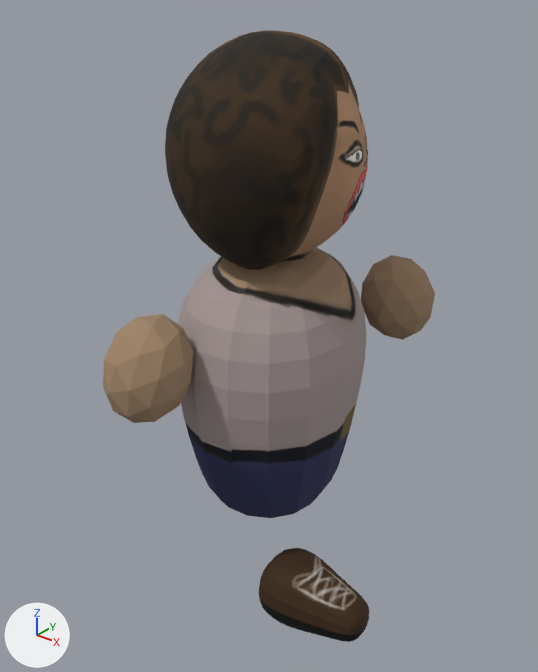
The Blender file TunnelTrouble/Assets/Models/Models/Char1.blend: old version first, new version second.
Rendered twice from a 50 mm camera at (1.353, -1.71, 1.917) aimed at (0.023, -0.046, 0.885). The axes (+X, +Y, +Z) are drawn at lower left. The lights are the same throughout.

In view in the first picture: 'Body', 'FootR', 'HandsL', 'HandsR', 'Head'.
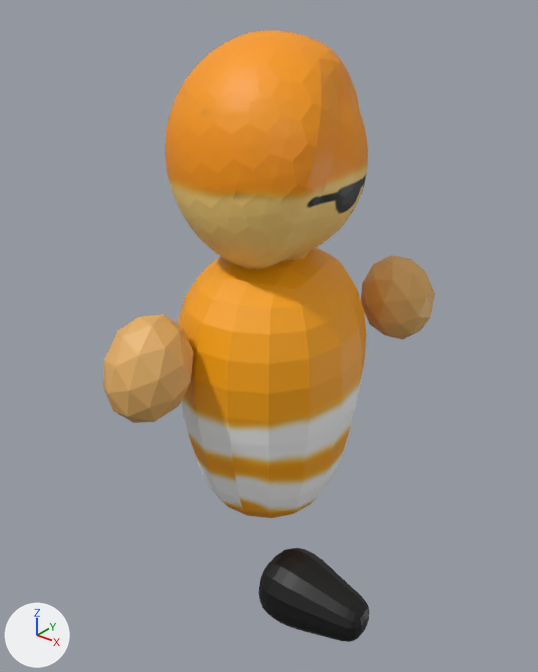
Boxes (x1, y1, x2, y2) around the edits, measured in the pictures (538 x 672 px):
'Body', recoloured, surface changed (grey to orange)
    both: (178, 247, 367, 518)
'Head', recoloured
    both: (165, 30, 368, 270)
'HandsR', recoloured (brown to orange)
    both: (103, 314, 194, 423)
'FootR', recoloured (brown to black)
    both: (259, 548, 369, 637)
'HandsL', recoloured
    both: (361, 255, 435, 340)

The edits, one by one:
Picture 'body_texture.png' (img_body_texture_png) is new.
Picture 'head_texture.png' (img_head_texture_png) is new.
Material 'body_mat' (mat_body_mat) is new.
Its texture is img_body_texture_png.
Material 'shoe_mat' (mat_shoe_mat) is new.
Its base color is (0.0, 0.0, 0.0) (black #000000).
Material 'hand_mat' (mat_hand_mat) is new.
Its base color is (0.8, 0.446, 0.135) (orange #e7b267).
Material 'head_mat' (mat_head_mat) is new.
Its texture is img_head_texture_png.
me_icosphere has 42 vertices, 80 faces and spans x -0.95..0.95, y -0.83..0.83, z -1.16..1.16.
me_icosphere no longer uses material mat_material (picture img_bodywoman).
me_icosphere now uses material mat_hand_mat (orange #e7b267).
me_icosphere_001 has 962 vertices, 960 faces and spans x -1.1..0.98, y -1.14..1.13, z -1.14..1.12.
me_icosphere_001 no longer uses material mat_material_001 (picture img_head).
me_icosphere_001 now uses material mat_head_mat (picture img_head_texture_png).
me_icosphere_002 has 42 vertices, 80 faces and spans x -0.95..0.95, y 6.14..7.77, z -1.17..1.17.
me_icosphere_002 no longer uses material mat_material (picture img_bodywoman).
me_icosphere_002 now uses material mat_hand_mat (orange #e7b267).
me_plane_001 has 226 vertices, 224 faces and spans x -0.112..0.667, y -0.866..-0.202, z -0.067..0.597.
me_plane_001 no longer uses material mat_material_003 (picture img_shoes).
me_plane_001 now uses material mat_shoe_mat (black #000000).
me_plane has 226 vertices, 224 faces and spans x -0.29..0.29, y -0.347..0.343, z -0.08..0.829.
me_plane is used by ob_body; location (0.0, 0.0, 0.322); rotation (0.0, 0.0, 0.302), in degrees (0, 0, 17).
me_plane no longer uses material mat_material (picture img_bodywoman).
me_plane part 1: texture (UV) coordinates of 224 of 224 faces, centred in x -0.28..0.28, y -0.334..0.33, z -0.074..0.821, changed; they spanned u 0.04..0.76, v -0.01..0.92 and now span u 0.0..1.0, v 0.0..0.63.
me_plane now uses material mat_body_mat (picture img_body_texture_png).
